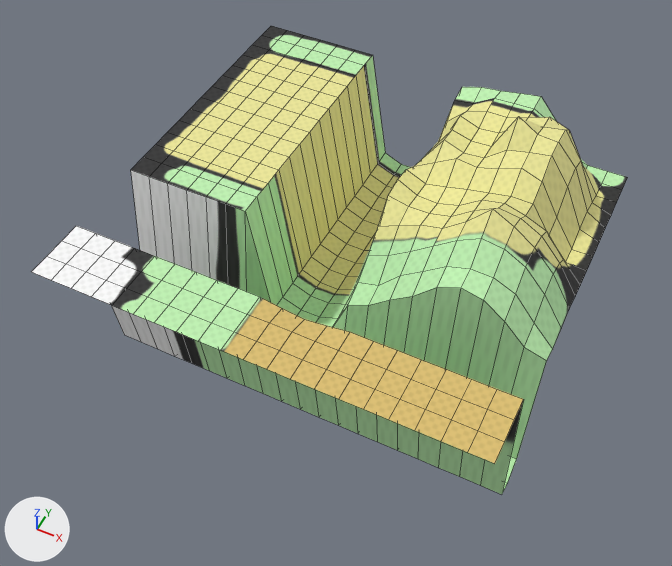
The FBX model client/Norumac2/Client/Resource/Mesh/town15.FBX as it was, and as the next commit left it.
Before and after are seen from a 50 mm lens placed at (63.0, -137.2, 140.3), pointed at (-0.8, -9.5, -19.2). Lighting does not change. The marker at lower left points along +X, +Y and +Z. Mesh edges are drawn as thin lines. Where no turn or scale is listed for an object, it has been applied to the vertices.
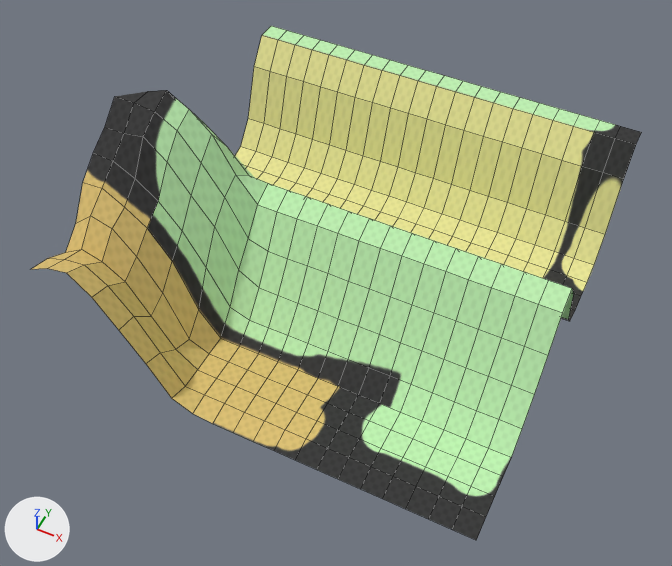
What differs and where, as boxes [x1, y1, x2, y2] in the pictures (672 x 566 px; the box of a moved part takes in the faces that stretch with it):
'Object019', recoloured, reshaped, surface changed (10% taller)
    before: [32, 26, 627, 494]
    after: [32, 26, 641, 540]
part 1 of me_mesh, moved or reshaped
    before: [32, 35, 627, 494]
    after: [32, 35, 641, 540]
part 2 of me_mesh, surface changed (black to green)
    both: [262, 26, 372, 65]

Patch to the scene script:
```diff
--- a/client/Norumac2/Client/Resource/Mesh/town15.FBX.py
+++ b/client/Norumac2/Client/Resource/Mesh/town15.FBX.py
@@ img_town16_png @@
+img_town16_png = load_image('town16.png', '../MeshImage/town16.png', 512, 512, 'sRGB')
@@ mat_05___default @@
+mat_05___default = principled_material('05 - Default')
+mat_05___default.texture = img_town16_png  # with its transparency
+mat_05___default.roughness = 0.859
@@ me_mesh @@
 # used by ob_object019; location = (0.0, 0.0, 0.0)
-me_mesh.from_pydata(...)  # 441 vertices, 400 faces; spans x -50.0..50.0, y -50.0..50.0, z -45.8..9.9
-me_mesh.materials.append(mat_10___default)  # picture img_town15_png
+me_mesh.from_pydata(...)  # 441 vertices, 400 faces; spans x -50.0..50.0, y -50.0..50.0, z -28.5..22.0
+# me_mesh part 1: 426 of 441 vertices moved; they spanned x -50.0..50.0, y -50.0..50.0, z -45.8..9.9 and now span x -50.0..50.0, y -50.0..50.0, z -28.5..22.0; mean shift (0.0, 0.0, -3.8); largest move (-40.0, -20.0, -42.8) -> (-40.0, -20.0, 16.9)
+# me_mesh part 2: texture (UV) coordinates of 400 of 400 faces, centred in x -47.5..47.5, y -47.5..47.5, z -44.3..6.4, changed; they spanned u 0.01..0.98, v 0.03..0.99 and now span u 0.04..0.98, v 0.01..0.96
+me_mesh.materials.append(mat_05___default)  # picture img_town16_png
```
